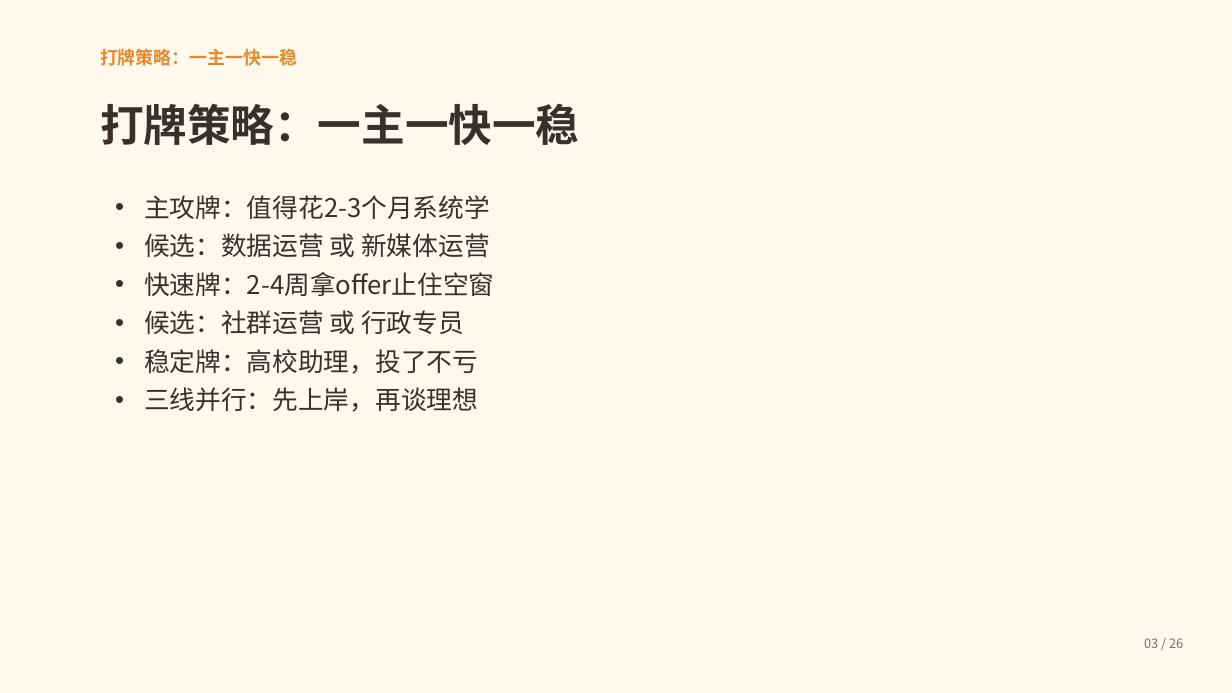
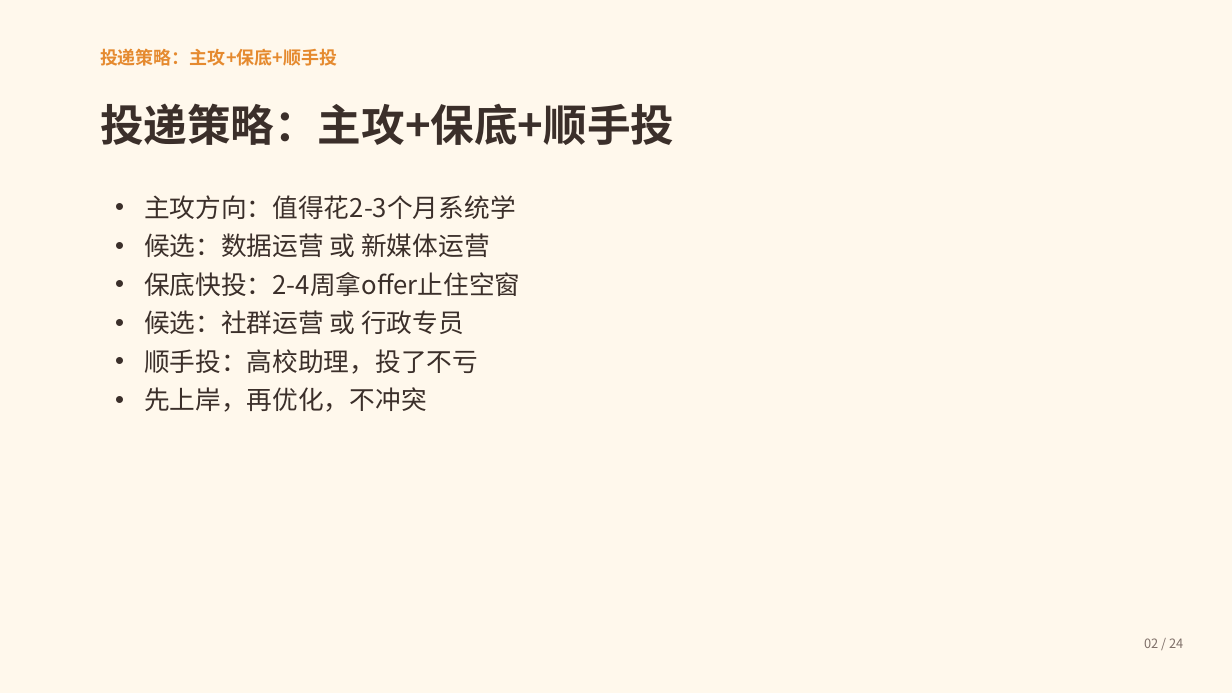
Before and after one commit to Honglixi99/Honglixi99.github.io, a slide deck: slide 2 of static/lulu/ppt/career-guide.pptx (slide 3 before the commit). Drawn at 1232x693 pixels with LibreOffice and Linux fonts; fonts in the diff are those of the drawing. Boxes give left, top, right and bottom in pixels: in the first picture for what was removed or moved away, otherwise in the second. Text is boxed around its words. In the diff, an @@ line names an element or a change of style, - is before the commit and + after.

Commit message:
refactor: 做减法——删牌面分析和心态章故事，策略改为大白话，PPT 24 页

```diff
--- a/static/lulu/ppt/career-guide.pptx
+++ b/static/lulu/ppt/career-guide.pptx
@@ text at [100,48,337,66]: text changed @@
-打牌策略：一主一快一稳
+投递策略：主攻+保底+顺手投
@@ text at [100,103,674,145]: text changed @@
-打牌策略：一主一快一稳
+投递策略：主攻+保底+顺手投
@@ text at [144,195,516,219]: text changed @@
-• 主攻牌：值得花2-3个月系统学
+• 主攻方向：值得花2-3个月系统学
@@ text at [144,272,520,296]: text changed @@
-• 快速牌：2-4周拿offer止住空窗
+• 保底快投：2-4周拿offer止住空窗
@@ text at [144,349,478,412]: text changed @@
-• 稳定牌：高校助理，投了不亏
-• 三线并行：先上岸，再谈理想
+• 顺手投：高校助理，投了不亏
+• 先上岸，再优化，不冲突
@@ text at [1144,638,1183,648]: text changed @@
-03 / 26
+02 / 24
```
Also in this commit, not shown: 23 other slides changed, 2 slides removed, 4 other files.
